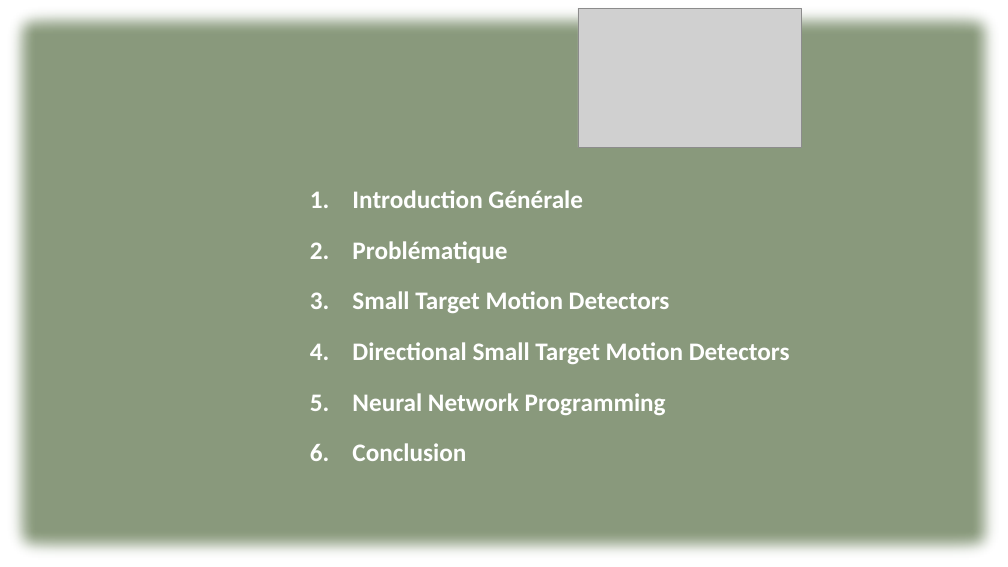
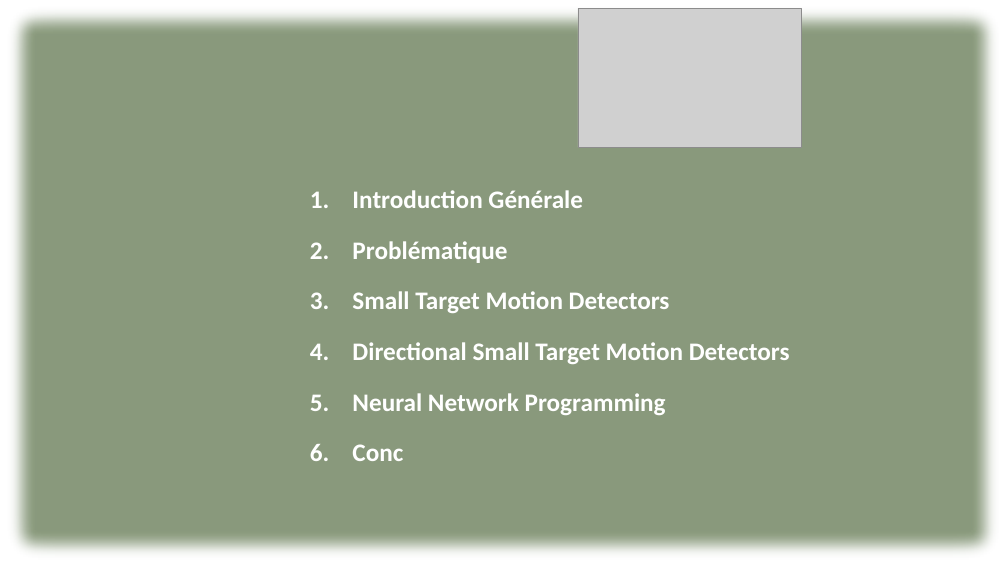
Before and after one commit to boukary-derra/pfe, a slide deck: slide 3 of report/report.pptx. Drawn at 1008x567 pixels with LibreOffice and Linux fonts; fonts in the diff are those of the drawing; grey boxes stand for pictures; background and template pictures are left out. Boxes give left, top, right and bottom in pixels: in the first picture for what was removed or moved away, otherwise in the second. Text is boxed around its words. In the diff, an @@ line names an element or a change of style, - is before the commit and + after.

```diff
--- a/report/report.pptx
+++ b/report/report.pptx
@@ text in rectangle at (352,444,403,461): text changed @@
-                6. Conclusion
+                6. Conc
```
Also in this commit, not shown: 1 other slide changed, 5 other files.
